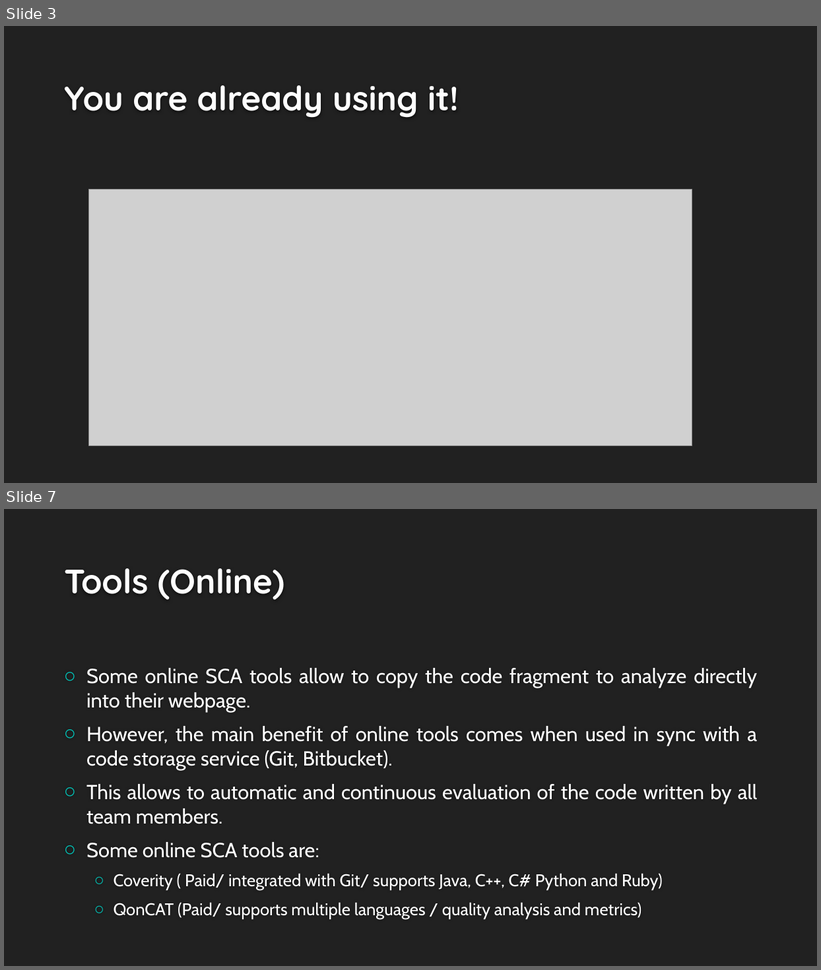
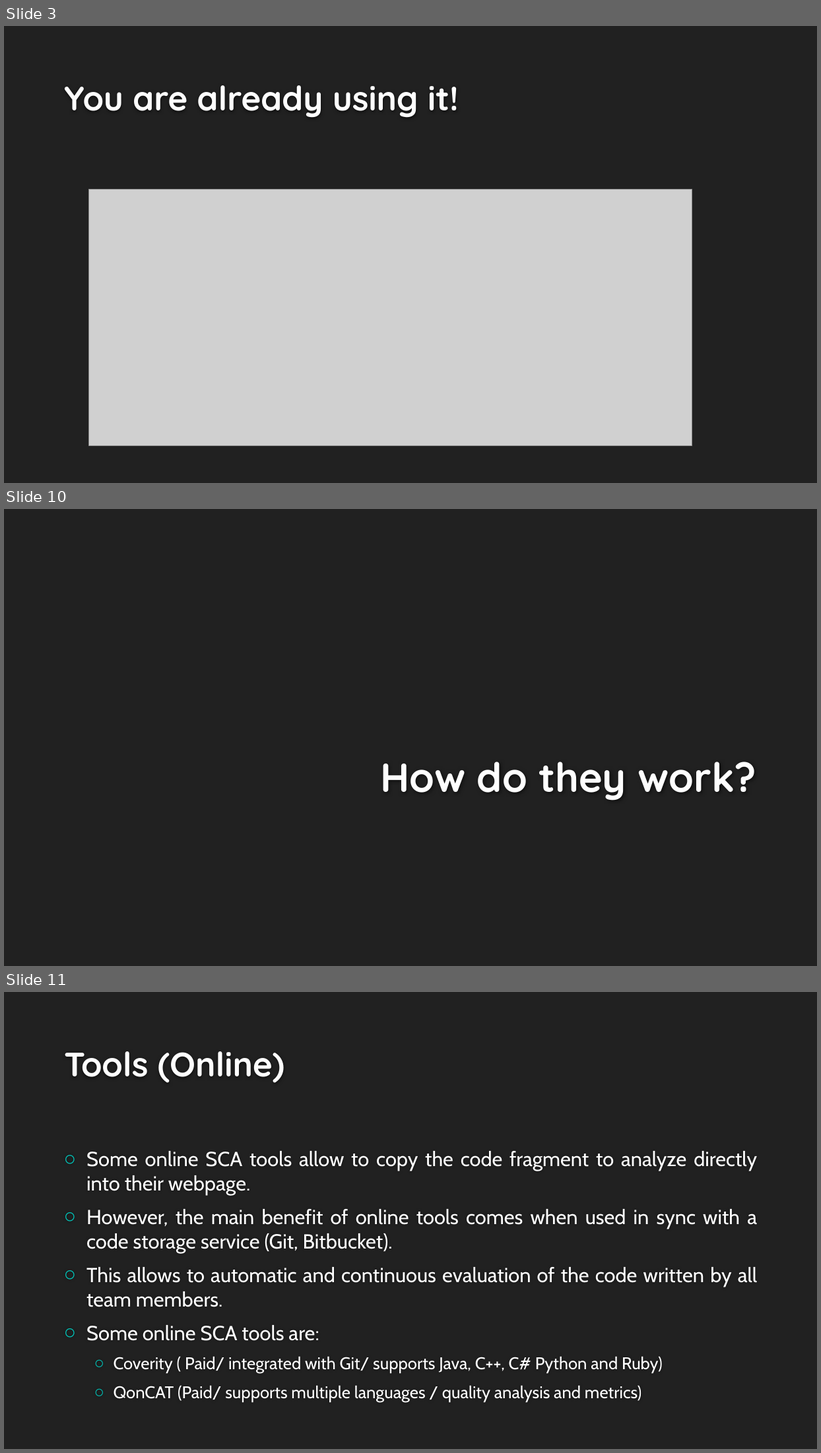
Before and after one commit to rodrigodpl/Static-Code-Analysis, a slide deck: docs/Static Code Analysis.pptx. Shown one above the other, each under a label of ours: slides 3 and 7 before the commit, slides 3, 10 and 11 after it; the slides between them are not shown. The pictures are 821x970 and 821x1453 pixels, drawn with LibreOffice and Linux fonts; fonts in the diff are those of the drawing; grey boxes stand for pictures; background and template pictures are left out. Boxes give left, top, right and bottom in pixels: in the first picture for what was removed or moved away, otherwise in the second. Text is boxed around its words. In the diff, an @@ line names an element or a change of style, - is before the commit and + after.

```diff
--- a/docs/Static Code Analysis.pptx
+++ b/docs/Static Code Analysis.pptx
@@ slide 10 added at <box>4,509,817,966</box>, background #212121 @@
@@ title added at <box>380,762,756,801</box>, 48 pt, text #FEFEFE, bold @@
+How do they work?
@@ what was slide 7 is now slide 11 @@
```
Also in this commit, not shown: 5 slides changed, 10 other slides added.
